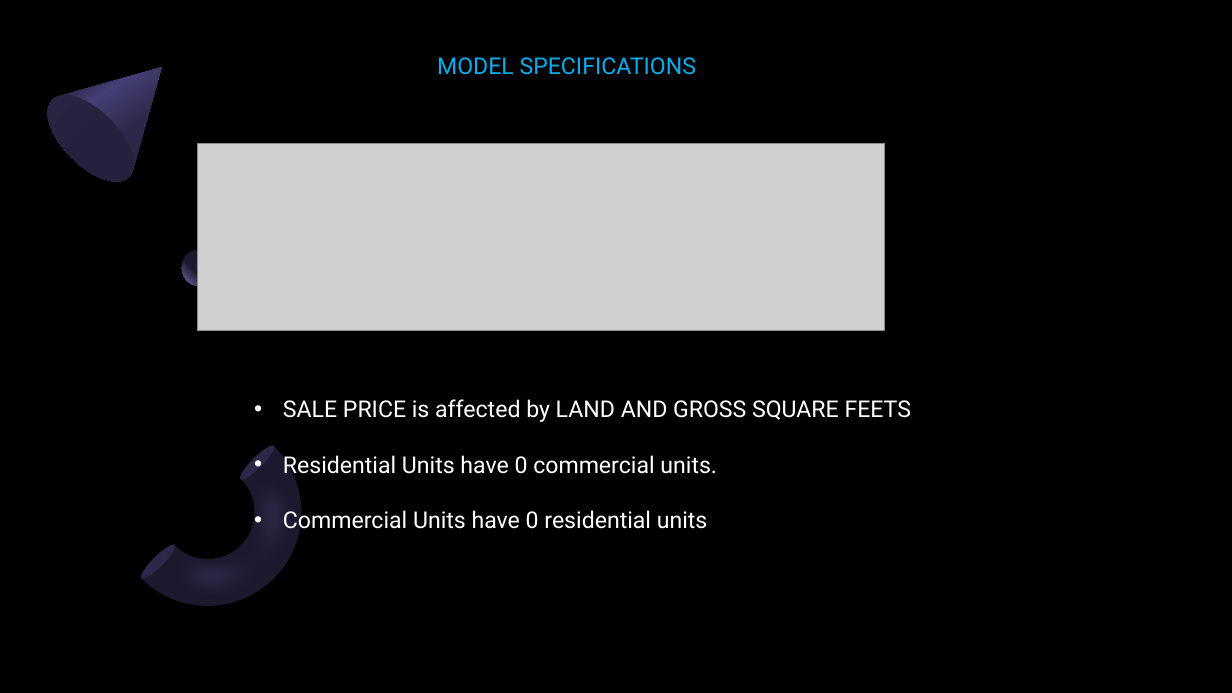
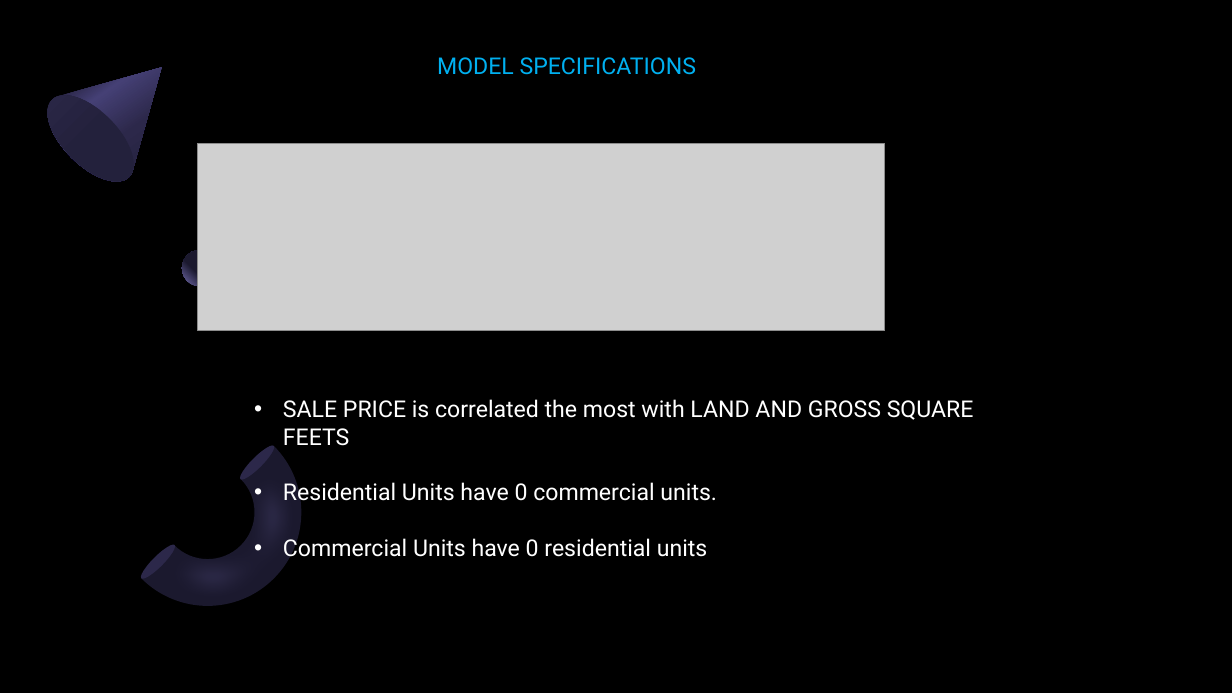
Before and after one commit to Gaukhar-ai/for_my_Thinkful_work, a slide deck: slide 8 of capstone/NY_real_estate/NYC property price prediction.pptx. Drawn at 1232x693 pixels with LibreOffice and Linux fonts; fonts in the diff are those of the drawing; grey boxes stand for pictures. Boxes give left, top, right and bottom in pixels: in the first picture for what was removed or moved away, otherwise in the second. Text is boxed around its words. In the diff, an @@ line names an element or a change of style, - is before the commit and + after.

```diff
--- a/capstone/NY_real_estate/NYC property price prediction.pptx
+++ b/capstone/NY_real_estate/NYC property price prediction.pptx
@@ text at (x1=283, y1=399, x2=974, y2=446): text changed @@
-• SALE PRICE is affected by LAND AND GROSS SQUARE FEETS
+• SALE PRICE is correlated the most with LAND AND GROSS SQUARE FEETS
```
Also in this commit, not shown: 4 other slides changed, 1 other file.
